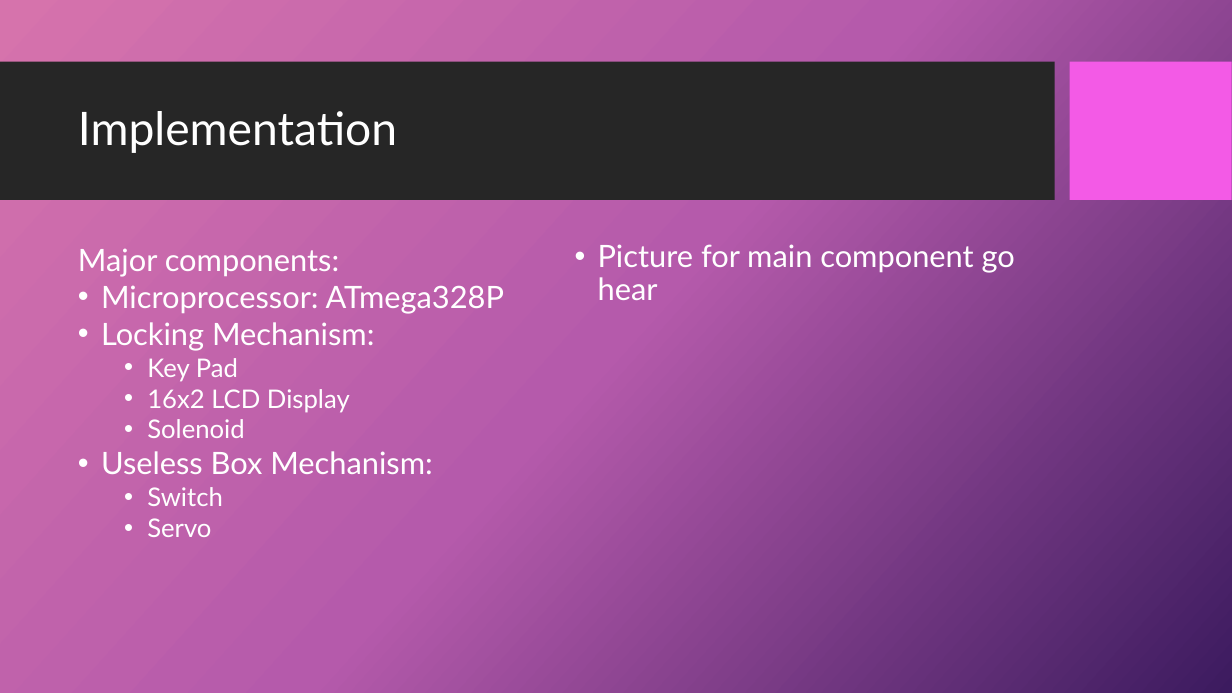
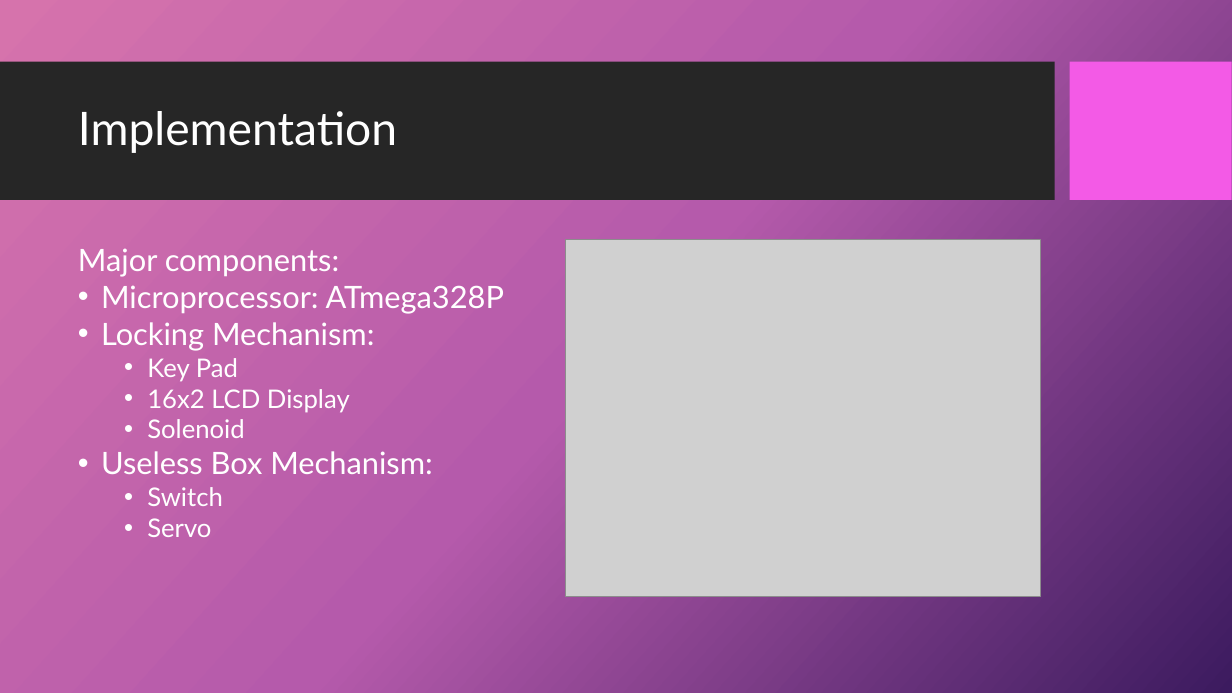
Before and after one commit to dandz12/ECE411-Practicum-Project, a slide deck: slide 12 of ECE411 - Final Presentation.pptx. Drawn at 1232x693 pixels with LibreOffice and Linux fonts; fonts in the diff are those of the drawing; grey boxes stand for pictures; background and template pictures are left out. Boxes give left, top, right and bottom in pixels: in the first picture for what was removed or moved away, otherwise in the second. Text is boxed around its words. In the diff, an @@ line names an element or a change of style, - is before the commit and + after.

```diff
--- a/ECE411 - Final Presentation.pptx
+++ b/ECE411 - Final Presentation.pptx
@@ picture added at <box>566,240,1041,597</box> @@
@@ text removed at <box>598,244,1015,300</box> @@
-• Picture for main component go hear
```
Also in this commit, not shown: 2 other slides changed.
